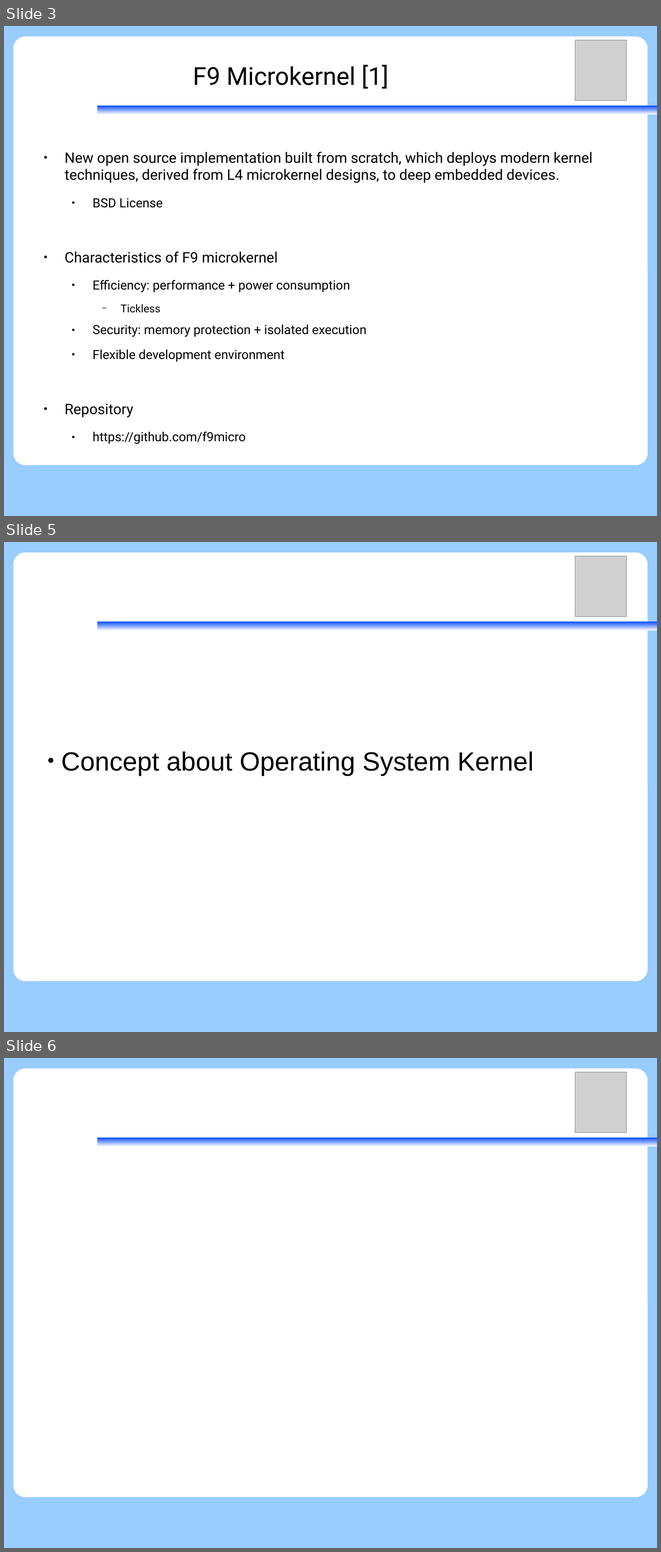
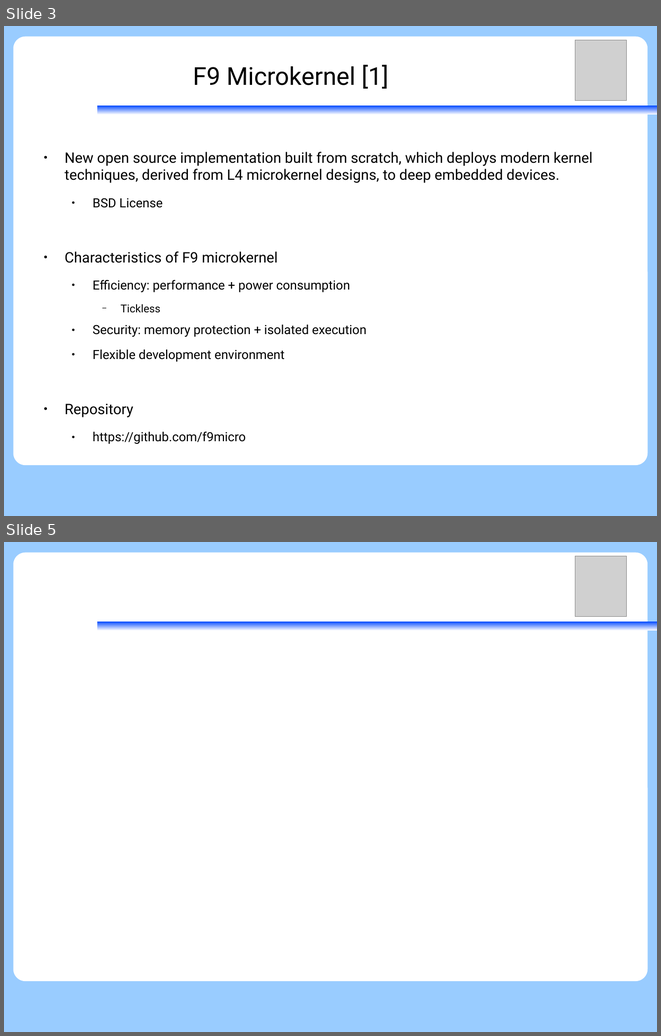
Before and after one commit to vh21/documents, a slide deck: ukernel/f9-microkernel-mcu-integration.odp. Shown one above the other, each under a label of ours: slides 3, 5 and 6 before the commit, slides 3 and 5 after it; the slides between them are not shown. The pictures are 661x1552 and 661x1036 pixels, drawn with LibreOffice and Linux fonts; fonts in the diff are those of the drawing; grey boxes stand for pictures. Boxes give left, top, right and bottom in pixels: in the first picture for what was removed or moved away, otherwise in the second. Text is boxed around its words. In the diff, an @@ line names an element or a change of style, - is before the commit and + after.

Commit message:
ukernel: f9kernel: restruct mcu integration

```diff
--- a/ukernel/f9-microkernel-mcu-integration.odp
+++ b/ukernel/f9-microkernel-mcu-integration.odp
@@ slide 5 removed at (x1=4, y1=542, x2=657, y2=1032), background #99CCFF; not listed: 3 template elements that a slide beside it also shows @@
@@ picture removed at (x1=576, y1=556, x2=627, y2=617) @@
@@ subtitle removed at (x1=61, y1=751, x2=534, y2=775) @@
-● Concept about Operating System Kernel
@@ what was slide 6 is now slide 5 @@
```
Also in this commit, not shown: 2 slides added, 1 other slide removed.
